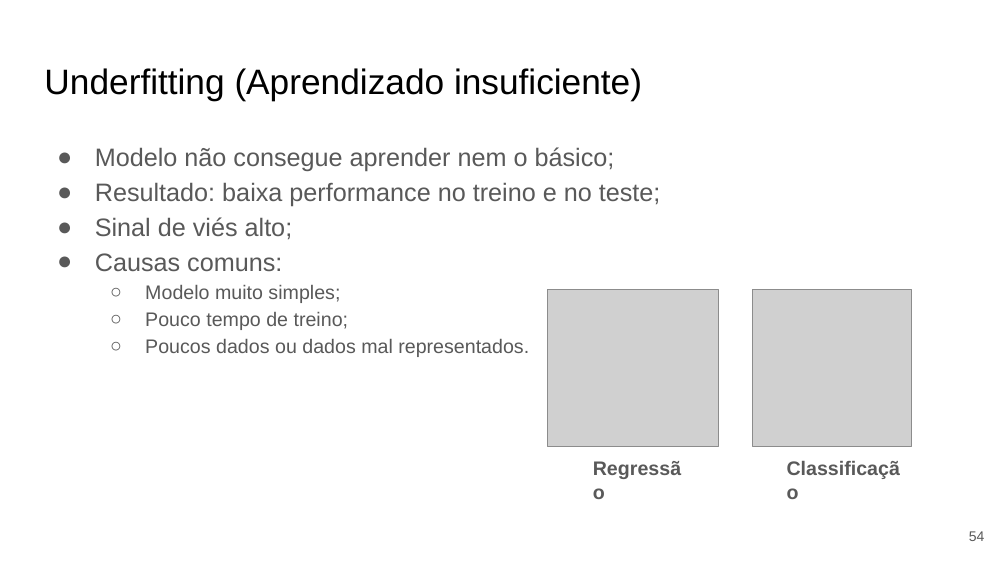
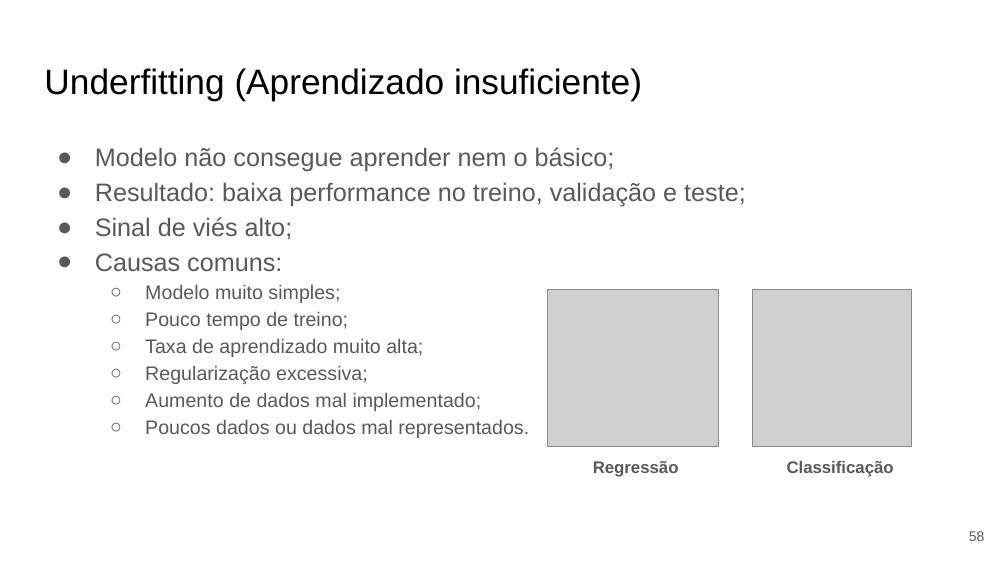
Before and after one commit to Redes-Neurais-2025-1/G5_DescidasGradiente_Fitting_Regularizacao, a slide deck: slide 58 of documentos/apresentacao.pptx (slide 54 before the commit). Drawn at 1008x567 pixels with LibreOffice and Linux fonts; fonts in the diff are those of the drawing; grey boxes stand for pictures. Boxes give left, top, right and bottom in pixels: in the first picture for what was removed or moved away, otherwise in the second. Text is boxed around its words. In the diff, an @@ line names an element or a change of style, - is before the commit and + after.

```diff
--- a/documentos/apresentacao.pptx
+++ b/documentos/apresentacao.pptx
@@ text at [95, 182, 746, 207]: text changed @@
-● Resultado: baixa performance no treino e no teste;
+● Resultado: baixa performance no treino, validação e teste;
@@ text at [145, 339, 482, 411]: paragraphs added @@
+  ○ Taxa de aprendizado muito alta;
+  ○ Regularização excessiva;
+  ○ Aumento de dados mal implementado;
@@ text "Regressão" at [593, 461, 679, 477]: size 14 to 12 pt @@
@@ text "Classificação" at [787, 461, 894, 477]: size 14 to 12 pt @@
@@ page number at [969, 531, 985, 541]: text changed @@
-54
+58
```
Also in this commit, not shown: 23 other slides changed, 14 slides added, 4 slides removed, 1 other file.
